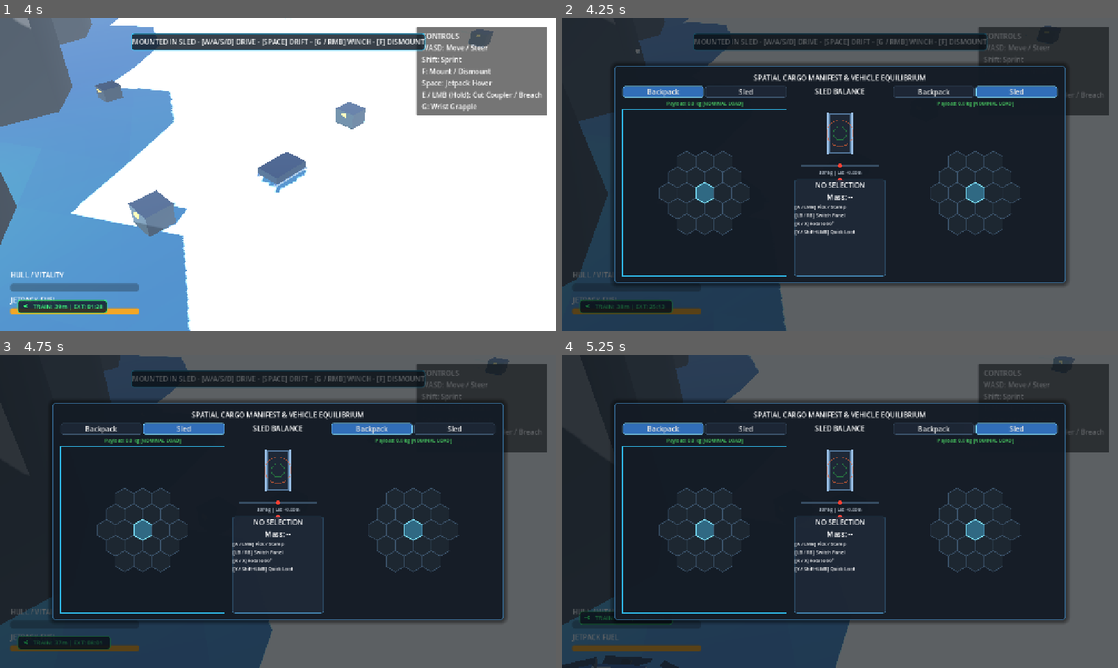
Above: before the commit, frames 1-4 (two rows, left to right).
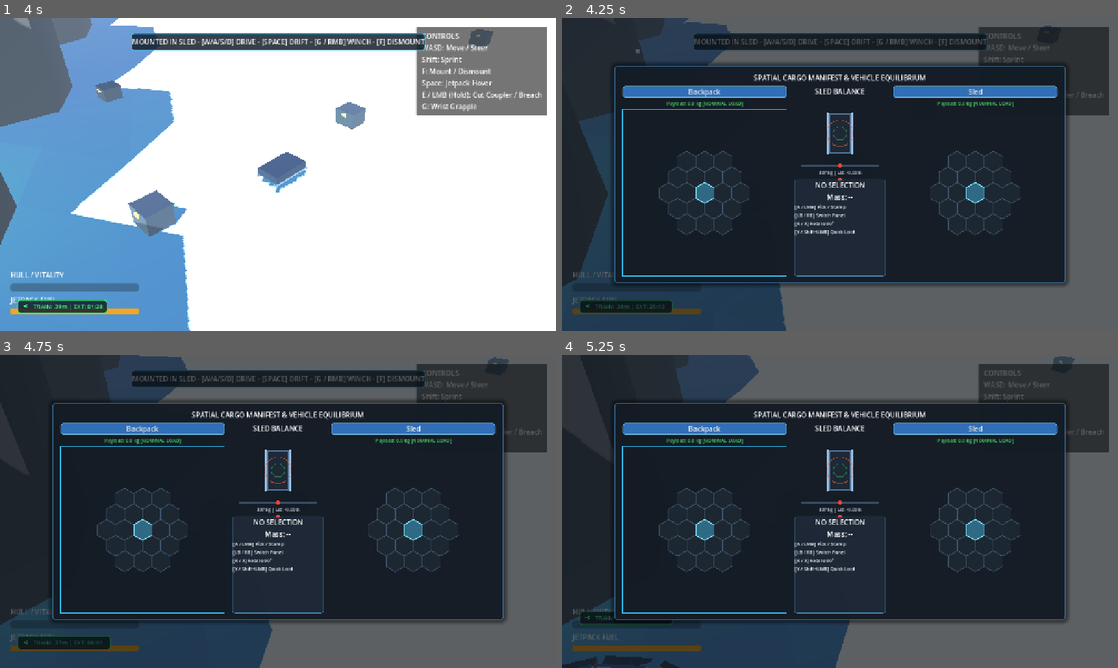
Above: after the commit, the same moments.

Repository: mcintalmo/drift
Game: Godot game, scene res://scenes/world/ActiveTrainHeistSector.tscn
Same seed, same stepped clock (60 frames per second), same inputs: the game is played once before the commit and once after it. This scene is started directly instead of the project's main scene.
Inputs (mouse positions are in pixels of both pictures, inside the frame that each line leads up to):
- Up to frame 1 (4 s): tap Enter (ui_accept) at 0.5, 0.77, 3.77 s; move the mouse to (250, 237) at 0.52 s; hold W (accelerate) 0.53-1.25 s; hold E (pilot_interact) 0.53-1.25 s; click (250, 237) at 0.67 s; drag from (444, 221) to (250, 237) at 1.27 s; move the mouse to (111, 127) at 2.02 s; hold Q (pilot_lean_left) 2.03-2.75 s; hold F (pilot_mount_dismount) 2.03-2.75 s; drag from (305, 174) to (111, 127) at 2.77 s; move the mouse to (194, 96) at 3.52 s; hold S (brake_reverse) from 3.53 s (still down); hold Shift (sprint) from 3.53 s (still down)
- Up to frame 2 (4.25 s): keep holding S (brake_reverse); keep holding Shift (sprint); tap Tab (pause_inventory) at 4.15 s
- Up to frame 3 (4.75 s): release S (brake_reverse) at 4.25 s; release Shift (sprint) at 4.25 s; click "Sled" at 4.25 s
- Up to frame 4 (5.25 s): click "Backpack" at 5 s

Frame 1 is identical in both runs. In frame 2, 1.4% of the frame differs, in the area x 15-83%, y 21-26%; in frame 3, 1.4%, in the area x 10-90%, y 21-26%; in frame 4, 1.4%.

Commit message:
Ensure active container on one side is mutually excluded from the opposite tab bar

Diff:
--- a/scripts/ui/hex_inventory_ui.gd
+++ b/scripts/ui/hex_inventory_ui.gd
@@ -428,14 +428,21 @@
 	var active_type: ContainerType = left_container_type if is_left else right_container_type
 	var selected_crate_idx: int = selected_left_crate_idx if is_left else selected_right_crate_idx
 
+	var other_type: ContainerType = right_container_type if is_left else left_container_type
+	var other_crate_idx: int = selected_right_crate_idx if is_left else selected_left_crate_idx
+
 	# If this is the right panel and no secondary containers exist (no crates, no sled), don't show tabs on right
 	if not is_left and discovered_crates.is_empty() and sled_inventory == null:
 		return
 
-	# 1. Add all discovered Crate tabs (always visible so player can switch/swap freely)
+	# 1. Add discovered Crate tabs (excluding whichever crate is currently active on the other panel)
 	for i: int in range(discovered_crates.size()):
 		var crate: GroundCrate = discovered_crates[i]
 		if not is_instance_valid(crate):
+			continue
+
+		# Do not show option if this crate is already selected on the opposite panel
+		if other_type == ContainerType.GROUND_CRATE and other_crate_idx == i:
 			continue
 
 		var is_this_active: bool = (active_type == ContainerType.GROUND_CRATE and selected_crate_idx == i)
@@ -457,41 +464,43 @@
 			btn.pressed.connect(_on_right_tab_pressed.bind(ContainerType.GROUND_CRATE, i))
 		tab_bar.add_child(btn)
 
-	# 2. Add Backpack Tab
+	# 2. Add Backpack Tab (exclude if already selected on the opposite panel)
 	if backpack_inventory != null:
-		var is_backpack_active: bool = (active_type == ContainerType.PILOT_BACKPACK)
-		var bp_btn: Button = Button.new()
-		bp_btn.name = "BackpackTab"
-		bp_btn.custom_minimum_size = Vector2(0, 26)
-		bp_btn.size_flags_horizontal = Control.SIZE_EXPAND_FILL
-		bp_btn.text = "Backpack"
-		bp_btn.focus_mode = Control.FOCUS_NONE
-		bp_btn.add_theme_stylebox_override(&"normal", active_tab_style if is_backpack_active else inactive_tab_style)
-		bp_btn.add_theme_stylebox_override(&"hover", active_tab_style if is_backpack_active else inactive_tab_style)
-		bp_btn.add_theme_stylebox_override(&"pressed", active_tab_style)
-		if is_left:
-			bp_btn.pressed.connect(_on_left_tab_pressed.bind(ContainerType.PILOT_BACKPACK, -1))
-		else:
-			bp_btn.pressed.connect(_on_right_tab_pressed.bind(ContainerType.PILOT_BACKPACK, -1))
-		tab_bar.add_child(bp_btn)
-
-	# 3. Add Sled Tab ONLY if sled is within interaction range
+		if other_type != ContainerType.PILOT_BACKPACK:
+			var is_backpack_active: bool = (active_type == ContainerType.PILOT_BACKPACK)
+			var bp_btn: Button = Button.new()
+			bp_btn.name = "BackpackTab"
+			bp_btn.custom_minimum_size = Vector2(0, 26)
+			bp_btn.size_flags_horizontal = Control.SIZE_EXPAND_FILL
+			bp_btn.text = "Backpack"
+			bp_btn.focus_mode = Control.FOCUS_NONE
+			bp_btn.add_theme_stylebox_override(&"normal", active_tab_style if is_backpack_active else inactive_tab_style)
+			bp_btn.add_theme_stylebox_override(&"hover", active_tab_style if is_backpack_active else inactive_tab_style)
+			bp_btn.add_theme_stylebox_override(&"pressed", active_tab_style)
+			if is_left:
+				bp_btn.pressed.connect(_on_left_tab_pressed.bind(ContainerType.PILOT_BACKPACK, -1))
+			else:
+				bp_btn.pressed.connect(_on_right_tab_pressed.bind(ContainerType.PILOT_BACKPACK, -1))
+			tab_bar.add_child(bp_btn)
+
+	# 3. Add Sled Tab ONLY if sled is within interaction range (exclude if already selected on opposite panel)
 	if sled_inventory != null:
-		var is_sled_active: bool = (active_type == ContainerType.SLED_CARGO_POD)
-		var sled_btn: Button = Button.new()
-		sled_btn.name = "SledTab"
-		sled_btn.custom_minimum_size = Vector2(0, 26)
-		sled_btn.size_flags_horizontal = Control.SIZE_EXPAND_FILL
-		sled_btn.text = "Sled"
-		sled_btn.focus_mode = Control.FOCUS_NONE
-		sled_btn.add_theme_stylebox_override(&"normal", active_tab_style if is_sled_active else inactive_tab_style)
-		sled_btn.add_theme_stylebox_override(&"hover", active_tab_style if is_sled_active else inactive_tab_style)
-		sled_btn.add_theme_stylebox_override(&"pressed", active_tab_style)
-		if is_left:
-			sled_btn.pressed.connect(_on_left_tab_pressed.bind(ContainerType.SLED_CARGO_POD, -1))
-		else:
-			sled_btn.pressed.connect(_on_right_tab_pressed.bind(ContainerType.SLED_CARGO_POD, -1))
-		tab_bar.add_child(sled_btn)
+		if other_type != ContainerType.SLED_CARGO_POD:
+			var is_sled_active: bool = (active_type == ContainerType.SLED_CARGO_POD)
+			var sled_btn: Button = Button.new()
+			sled_btn.name = "SledTab"
+			sled_btn.custom_minimum_size = Vector2(0, 26)
+			sled_btn.size_flags_horizontal = Control.SIZE_EXPAND_FILL
+			sled_btn.text = "Sled"
+			sled_btn.focus_mode = Control.FOCUS_NONE
+			sled_btn.add_theme_stylebox_override(&"normal", active_tab_style if is_sled_active else inactive_tab_style)
+			sled_btn.add_theme_stylebox_override(&"hover", active_tab_style if is_sled_active else inactive_tab_style)
+			sled_btn.add_theme_stylebox_override(&"pressed", active_tab_style)
+			if is_left:
+				sled_btn.pressed.connect(_on_left_tab_pressed.bind(ContainerType.SLED_CARGO_POD, -1))
+			else:
+				sled_btn.pressed.connect(_on_right_tab_pressed.bind(ContainerType.SLED_CARGO_POD, -1))
+			tab_bar.add_child(sled_btn)
 
 func _format_crate_tab_name(crate: GroundCrate, idx: int) -> String:
 	if crate.name.begins_with("VaultCrate"):
--- a/test/unit/test_hex_ui_math.gd
+++ b/test/unit/test_hex_ui_math.gd
@@ -305,8 +305,10 @@
 
 	var crate1: GroundCrate = GroundCrate.new()
 	crate1.name = "VaultCrate1"
+	crate1.crate_state = GroundCrate.CrateState.UNLOOTED
 	var crate2: GroundCrate = GroundCrate.new()
 	crate2.name = "VaultCrate2"
+	crate2.crate_state = GroundCrate.CrateState.UNLOOTED
 	ui.discovered_crates = [crate1, crate2]
 
 	var bp_inv: HexInventoryComponent = HexInventoryComponent.new()
@@ -321,24 +323,29 @@
 	ui._rebuild_tab_bar(left_bar, true)
 	ui._rebuild_tab_bar(right_bar, false)
 
-	# Left bar children: [CrateTab_0, CrateTab_1, BackpackTab]
+	# Left bar excludes Vault 2 (Crate 1): contains [CrateTab_0, BackpackTab]
 	var btn_vault1: Button = left_bar.get_node_or_null("CrateTab_0") as Button
-	var btn_vault2: Button = left_bar.get_node_or_null("CrateTab_1") as Button
-	var btn_bp: Button = left_bar.get_node_or_null("BackpackTab") as Button
+	var btn_bp_left: Button = left_bar.get_node_or_null("BackpackTab") as Button
+	var has_vault2_on_left: bool = left_bar.get_node_or_null("CrateTab_1") != null
+
+	# Right bar excludes Vault 1 (Crate 0): contains [CrateTab_1, BackpackTab]
+	var btn_vault2_right: Button = right_bar.get_node_or_null("CrateTab_1") as Button
+	var has_vault1_on_right: bool = right_bar.get_node_or_null("CrateTab_0") != null
+
+	var mutual_exclusion_ok: bool = (not has_vault2_on_left) and (not has_vault1_on_right)
 
 	# 1. Click Backpack button on Left bar
-	btn_bp.emit_signal(&"pressed")
+	btn_bp_left.emit_signal(&"pressed")
 	var step1_ok: bool = (ui.left_container_type == HexInventoryUI.ContainerType.PILOT_BACKPACK and ui.right_container_type == HexInventoryUI.ContainerType.GROUND_CRATE and ui.selected_right_crate_idx == 1)
 
-	# 2. Click Vault 1 button on Left bar
-	var btn_vault1_after: Button = left_bar.get_node_or_null("CrateTab_0") as Button
-	btn_vault1_after.emit_signal(&"pressed")
-	var step2_ok: bool = (ui.left_container_type == HexInventoryUI.ContainerType.GROUND_CRATE and ui.selected_left_crate_idx == 0 and ui.right_container_type == HexInventoryUI.ContainerType.GROUND_CRATE and ui.selected_right_crate_idx == 1)
-
-	# 3. Click Vault 2 button on Left bar (Swap with Right!)
-	var btn_vault2_after: Button = left_bar.get_node_or_null("CrateTab_1") as Button
-	btn_vault2_after.emit_signal(&"pressed")
-	var step3_ok: bool = (ui.left_container_type == HexInventoryUI.ContainerType.GROUND_CRATE and ui.selected_left_crate_idx == 1 and ui.right_container_type == HexInventoryUI.ContainerType.GROUND_CRATE and ui.selected_right_crate_idx == 0)
+	# Now Left=Backpack, Right=Vault 2 (1).
+	# Left bar excludes Vault 2: contains [CrateTab_0, BackpackTab]
+	# Right bar excludes Backpack: contains [CrateTab_0, CrateTab_1]
+	var btn_vault1_right: Button = right_bar.get_node_or_null("CrateTab_0") as Button
+
+	# 2. Click Vault 1 on Right bar
+	btn_vault1_right.emit_signal(&"pressed")
+	var step2_ok: bool = (ui.left_container_type == HexInventoryUI.ContainerType.PILOT_BACKPACK and ui.right_container_type == HexInventoryUI.ContainerType.GROUND_CRATE and ui.selected_right_crate_idx == 0)
 
 	crate1.free()
 	crate2.free()
@@ -347,11 +354,11 @@
 	right_bar.free()
 	ui.free()
 
-	var passed: bool = step1_ok and step2_ok and step3_ok
+	var passed: bool = mutual_exclusion_ok and step1_ok and step2_ok
 	return {
 		"name": "test_tab_button_signal_binding",
 		"passed": passed,
-		"message": "Button pressed signals with bound arguments correctly routed and executed without closure variable capture errors"
+		"message": "Opposite panel active container is mutually excluded from tabs and clicking tabs seamlessly changes selection"
 	}
 
 func _test_single_crate_and_backpack_swapping() -> Dictionary:
@@ -363,15 +370,20 @@
 
 	var crate1: GroundCrate = GroundCrate.new()
 	crate1.name = "GroundCrate1"
-	crate1.crate_state = GroundCrate.CrateState.UNLOOTED # Breached/unlocked crate
-	ui.discovered_crates = [crate1]
+	crate1.crate_state = GroundCrate.CrateState.UNLOOTED
+	ui.discovered_crates = []
+	ui.discovered_crates.append(crate1)
 
 	var bp_inv: HexInventoryComponent = HexInventoryComponent.new()
 	ui.backpack_inventory = bp_inv
 	ui.sled_inventory = null
 
-	# Open contextual inventory with 1 crate and backpack (no sled)
-	ui.open_contextual_inventory()
+	ui.left_container_type = HexInventoryUI.ContainerType.GROUND_CRATE
+	ui.selected_left_crate_idx = 0
+	ui.right_container_type = HexInventoryUI.ContainerType.PILOT_BACKPACK
+
+	ui._rebuild_tab_bar(left_bar, true)
+	ui._rebuild_tab_bar(right_bar, false)
 
 	# Initial: Left=Crate, Right=Backpack
 	var init_ok: bool = (
@@ -380,26 +392,14 @@
 		ui.right_container_type == HexInventoryUI.ContainerType.PILOT_BACKPACK
 	)
 
-	# Tab buttons created on Left: [CrateTab_0, BackpackTab]
-	var btn_bp_left: Button = left_bar.get_node_or_null("BackpackTab") as Button
 	var btn_crate_left: Button = left_bar.get_node_or_null("CrateTab_0") as Button
-
-	# 1. Click Backpack on Left bar -> Must SWAP! Left=Backpack, Right=Crate
-	btn_bp_left.emit_signal(&"pressed")
-	var swap1_ok: bool = (
-		ui.left_container_type == HexInventoryUI.ContainerType.PILOT_BACKPACK and
-		ui.right_container_type == HexInventoryUI.ContainerType.GROUND_CRATE and
-		ui.selected_right_crate_idx == 0
-	)
-
-	# 2. Click Crate on Left bar -> Must SWAP back! Left=Crate, Right=Backpack
-	var btn_crate_left_after: Button = left_bar.get_node_or_null("CrateTab_0") as Button
-	btn_crate_left_after.emit_signal(&"pressed")
-	var swap2_ok: bool = (
-		ui.left_container_type == HexInventoryUI.ContainerType.GROUND_CRATE and
-		ui.selected_left_crate_idx == 0 and
-		ui.right_container_type == HexInventoryUI.ContainerType.PILOT_BACKPACK
-	)
+	var no_bp_on_left: bool = (left_bar.get_node_or_null("BackpackTab") == null)
+
+	# Right bar excludes Crate -> shows only [BackpackTab]
+	var btn_bp_right: Button = right_bar.get_node_or_null("BackpackTab") as Button
+	var no_crate_on_right: bool = (right_bar.get_node_or_null("CrateTab_0") == null)
+
+	var passed: bool = init_ok and (btn_crate_left != null) and no_bp_on_left and (btn_bp_right != null) and no_crate_on_right
 
 	crate1.free()
 	bp_inv.free()
@@ -407,9 +407,8 @@
 	right_bar.free()
 	ui.free()
 
-	var passed: bool = init_ok and swap1_ok and swap2_ok
 	return {
 		"name": "test_single_crate_and_backpack_swapping",
 		"passed": passed,
-		"message": "Player with single breached crate and backpack seamlessly switches and swaps between both containers"
-	}
+		"message": "When 2 containers are active across Left and Right, each is mutually excluded from the other's tab bar"
+	}
